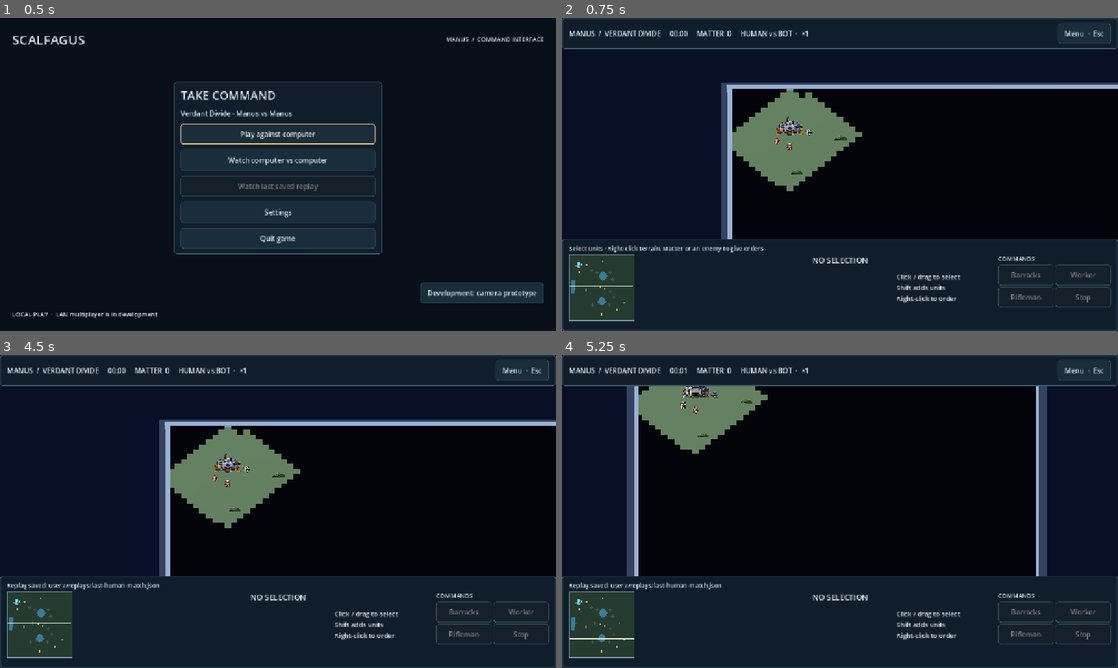
Above: before the commit, frames 1-4 (two rows, left to right).
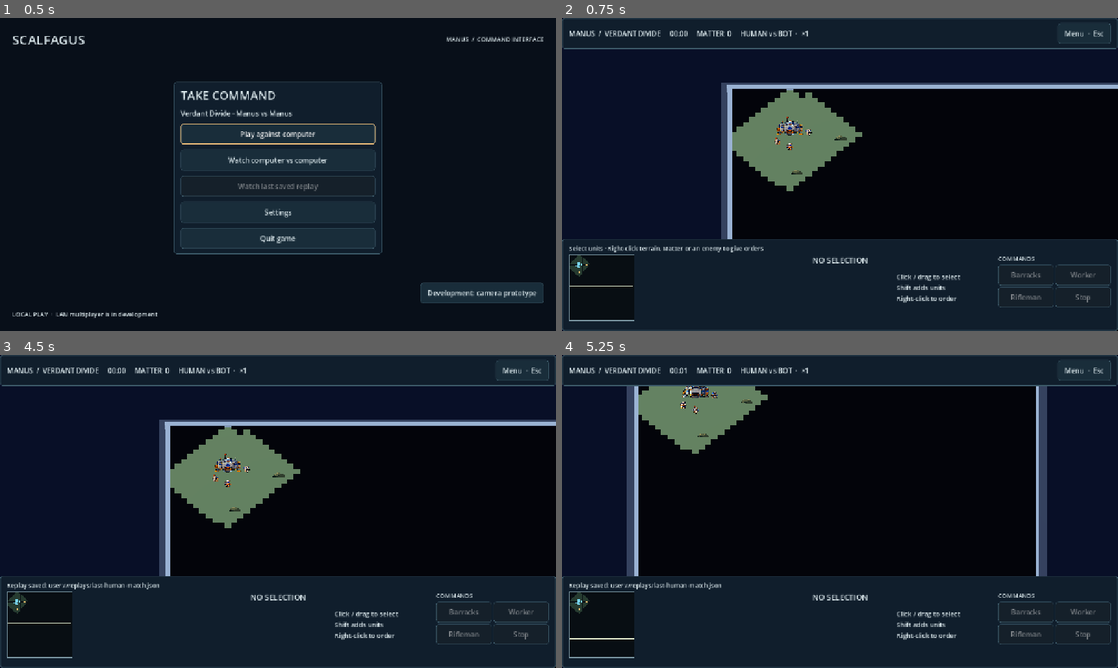
Above: after the commit, the same moments.

Repository: roktiw/scalfagus
Game: Godot game, scene res://scenes/menu.tscn
Two runs of this game, one before a commit and one after it. Both use one fixed random seed, a clock stepped at 60 frames per second and the inputs below.
Inputs (mouse positions are in pixels of both pictures, inside the frame that each line leads up to):
- Up to frame 1 (0.5 s): no input
- Up to frame 2 (0.75 s): click "Play against computer" at 0.5 s
- Up to frame 3 (4.5 s): click "Menu · Esc" at 1.25 s; click "Save replay" at 2 s; click "Save replay" at 2.75 s; click "Save replay" at 3.5 s; click "Resume" at 4.25 s
- Up to frame 4 (5.25 s): tap Enter at 5 s; drag from (600, 624) to (895, 442) at 5.02 s

Frame 1 is identical in both runs. In frame 2, 2.2% of the frame differs, in the area x 1-13%, y 75-97%; in frame 3, 2.2%; in frame 4, 2.2%.

Commit message:
fix(ui): align minimap terrain and resources with fog visibility

Diff:
--- a/apps/game/scripts/mirror_minimap.gd
+++ b/apps/game/scripts/mirror_minimap.gd
@@ -11,22 +11,46 @@
 func _point(cell: Vector2i) -> Vector2:
     return Vector2(cell) / 63.0 * size
 
+func _known_cell(cell: Vector2i) -> bool:
+    return is_instance_valid(world) and (world.spectator or (world.fog != null and world.fog.is_discovered(cell, 0)))
+
+func visible_source_ids() -> Array[String]:
+    # Use the same presentation knowledge as the 3D source sprites. Do not
+    # infer hidden stocks or source positions from globally loaded map data.
+    var ids: Array[String] = []
+    if not is_instance_valid(world):
+        return ids
+    for sid in world.sim.sources:
+        var source: Dictionary = world.sim.sources[sid]
+        if int(source["stock"]) > 0 and (world.spectator or (world.fog != null and world.fog.is_visible(source["pos"], 0))):
+            ids.append(str(sid))
+    return ids
+
 func _gui_input(event: InputEvent) -> void:
     if event is InputEventMouseButton and event.pressed and event.button_index == MOUSE_BUTTON_LEFT:
         focus_requested.emit(Vector2i((event.position / size * 63.0).round()))
         accept_event()
 
 func _draw() -> void:
-    draw_rect(Rect2(Vector2.ZERO, size), Color("#263b30"))
+    draw_rect(Rect2(Vector2.ZERO, size), Color("#080e13"))
     if not is_instance_valid(world):
         return
     var sim = world.sim
     var tile := size / 64.0
+    var cells: Array = world.fog.discovered[0].keys() if not world.spectator and world.fog != null else []
+    if world.spectator:
+        draw_rect(Rect2(Vector2.ZERO, size), Color("#263b30"))
+    for cell in cells:
+        draw_rect(Rect2(_point(cell), tile), Color("#263b30") if world.spectator or world.fog.is_visible(cell, 0) else Color("#18251f"))
     for cell in sim.terrain:
-        draw_rect(Rect2(_point(cell), tile), Color("#397c97") if sim.terrain[cell] == "water" else Color("#405744"))
-    for sid in sim.sources:
-        if int(sim.sources[sid]["stock"]) > 0:
-            draw_circle(_point(sim.sources[sid]["pos"]), 2.0, Color("#dbb568"))
+        if not _known_cell(cell):
+            continue
+        var color := Color("#397c97") if sim.terrain[cell] == "water" else Color("#405744")
+        if not world.spectator and not world.fog.is_visible(cell, 0):
+            color = color.darkened(0.55)
+        draw_rect(Rect2(_point(cell), tile), color)
+    for sid in visible_source_ids():
+        draw_circle(_point(sim.sources[sid]["pos"]), 2.0, Color("#dbb568"))
     for id in sim.sorted_ids():
         var entity: Dictionary = sim.entities[id]
         if not world.spectator and int(entity["owner"]) == 1 and not sim.can_see(0, entity["pos"]):
--- a/apps/game/tests/mirror_fog_smoke.gd
+++ b/apps/game/tests/mirror_fog_smoke.gd
@@ -120,6 +120,8 @@
         _fail("Rendered fog tile counts differ from authoritative visible-cell set")
         return
     var nodes: Dictionary = game.get("source_nodes")
+    var minimap: Control = game.command_hud.minimap
+    var minimap_sources: Array[String] = minimap.visible_source_ids()
     var hidden_sources: int = 0
     var visible_sources: int = 0
     for sid in nodes.keys():
@@ -128,6 +130,9 @@
         var expected: bool = int(source["stock"]) > 0 and local_fog.is_visible(source["pos"], 0)
         if ore.visible != expected:
             _fail("Source sprite leaked undiscovered Matter " + str(sid))
+            return
+        if minimap_sources.has(str(sid)) != expected:
+            _fail("Minimap source markers reveal a hidden Matter node: " + str(sid))
             return
         if expected:
             visible_sources += 1
@@ -144,6 +149,9 @@
         _fail("Authored terrain visual nodes and fog source disagree")
         return
     for cell in visuals.keys():
+        if minimap._known_cell(cell) != local_fog.is_discovered(cell, 0):
+            _fail("Minimap exposes undiscovered terrain")
+            return
         var node: Node3D = visuals[cell]
         if node.visible != local_fog.is_discovered(cell, 0):
             _fail("Unknown terrain prop visible through undiscovered shroud")
@@ -156,6 +164,11 @@
     game.spectator = true
     overlay.set_spectator(true)
     game._sync_visuals()
+    var spectator_sources: Array[String] = minimap.visible_source_ids()
+    for sid in local_sim.sources:
+        if int(local_sim.sources[sid]["stock"]) > 0 and not spectator_sources.has(str(sid)):
+            _fail("Spectator minimap hides an active source")
+            return
     if overlay.visible:
         _fail("Spectator still sees the shroud overlay")
         return
